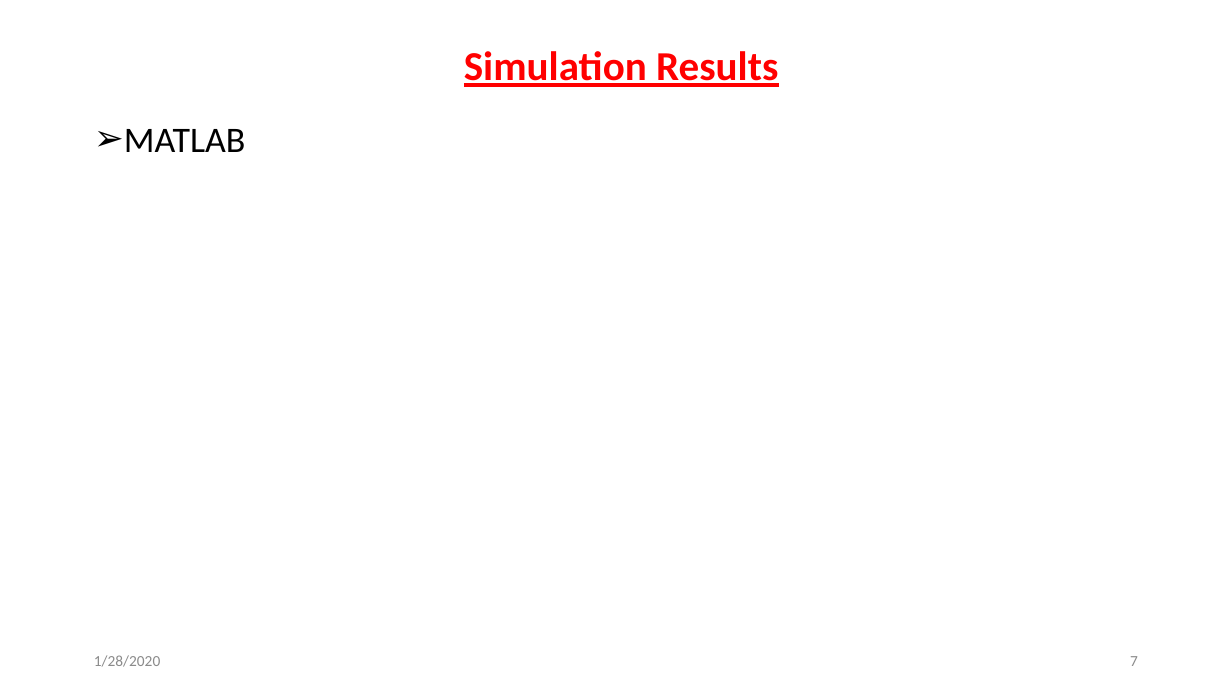
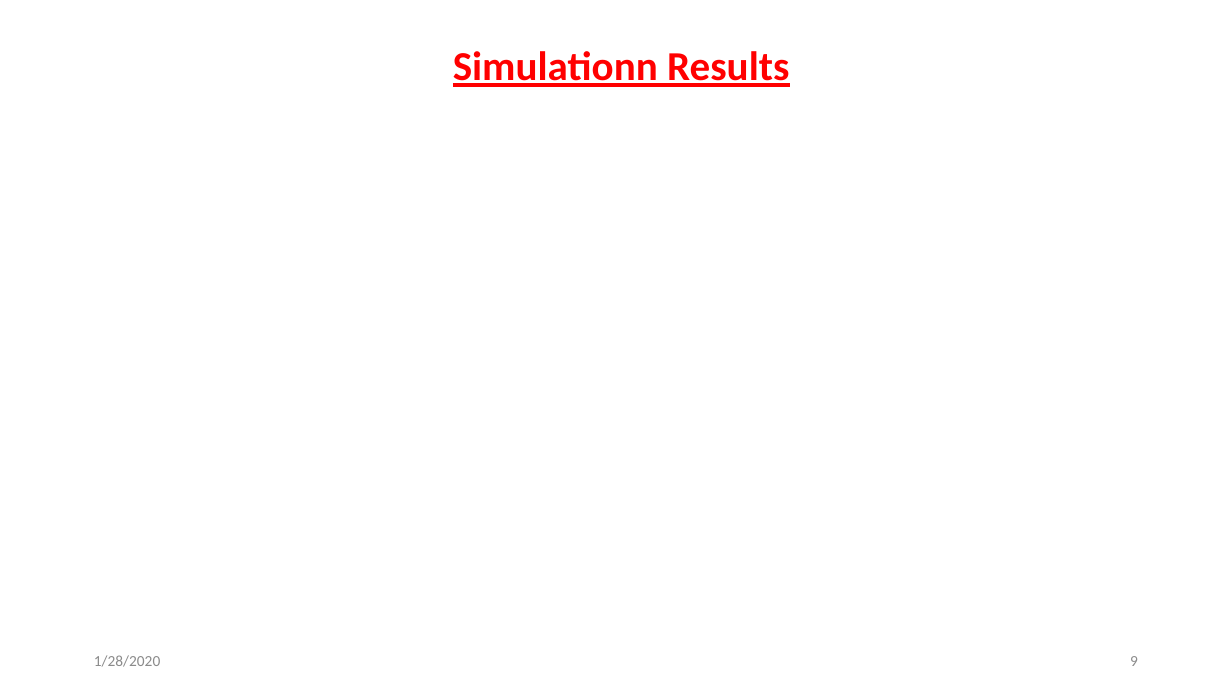
Before and after one commit to svec-final-year-project-eee/Project, a slide deck: slide 9 of Reviews/second review/Second Oral Presentation.pptx (slide 7 before the commit). Drawn at 1232x693 pixels with LibreOffice and Linux fonts; fonts in the diff are those of the drawing. Boxes give left, top, right and bottom in pixels: in the first picture for what was removed or moved away, otherwise in the second. Text is boxed around its words. In the diff, an @@ line names an element or a change of style, - is before the commit and + after.

```diff
--- a/Reviews/second review/Second Oral Presentation.pptx
+++ b/Reviews/second review/Second Oral Presentation.pptx
@@ text at (453, 51, 789, 87): text changed @@
-Simulation Results
+Simulationn Results
@@ text removed at (124, 129, 245, 152) @@
-➢ MATLAB
@@ page number at (1130, 656, 1138, 666): text changed @@
-7
+9
```
Also in this commit, not shown: 5 other slides changed, 2 slides added.
